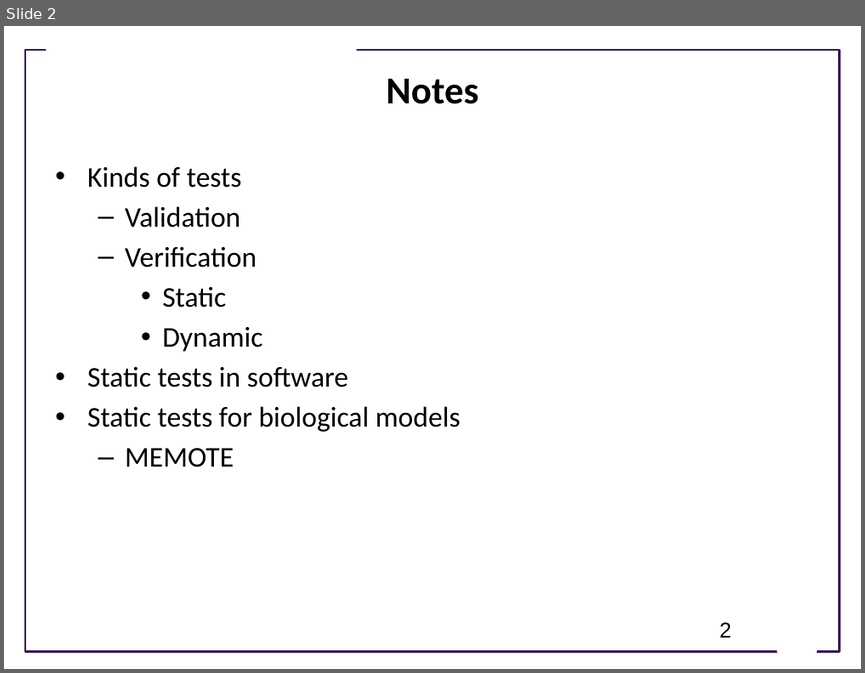
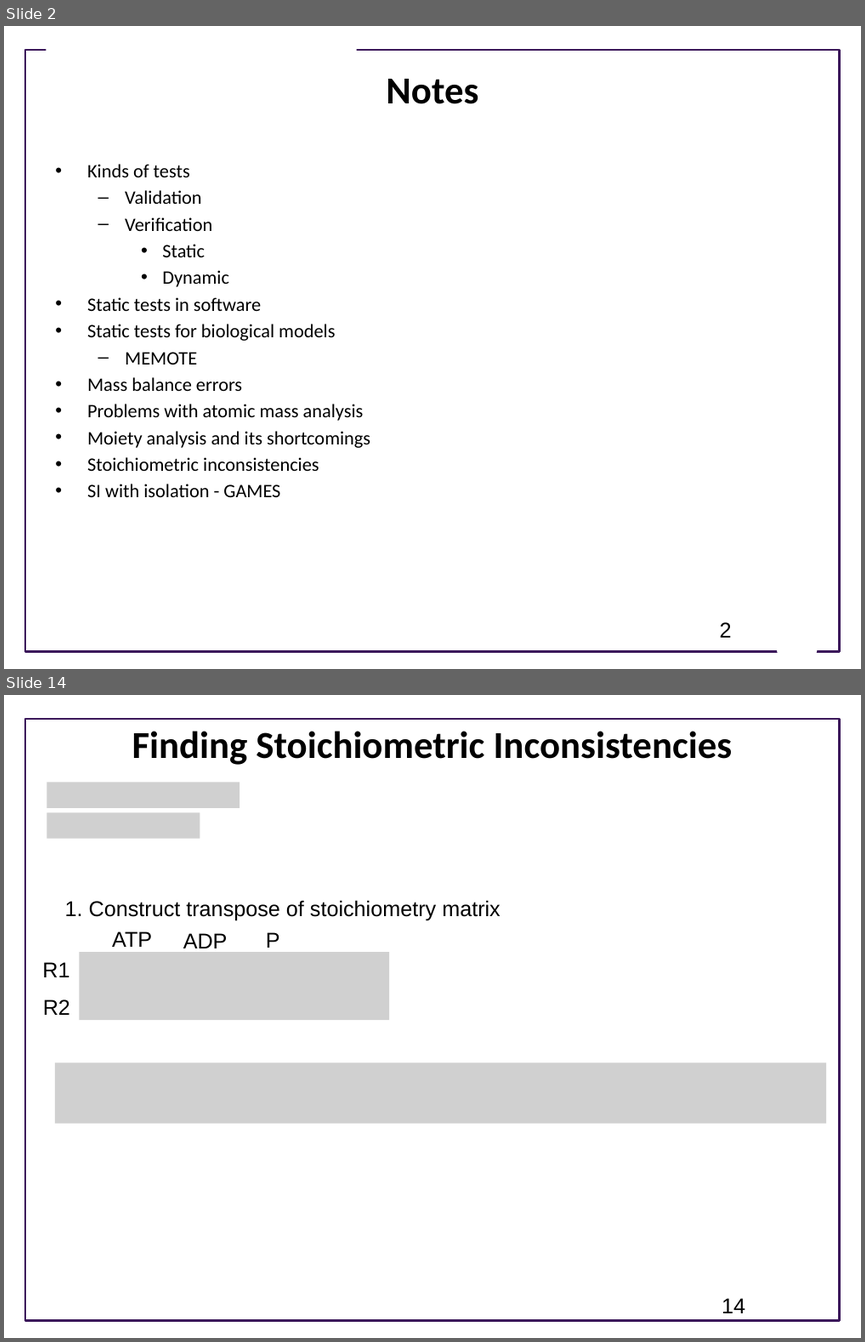
Before and after one commit to ModelEngineering/advancing-biomedical-models, a slide deck: lecture_15/15_static_testing.pptx. Shown one above the other, each under a label of ours: slide 2 before the commit, slides 2 and 14 after it; the slides between them are not shown. The pictures are 865x673 and 865x1342 pixels, drawn with LibreOffice and Linux fonts; fonts in the diff are those of the drawing; grey boxes stand for pictures; background and template pictures are left out. Boxes give left, top, right and bottom in pixels: in the first picture for what was removed or moved away, otherwise in the second. Text is boxed around its words. In the diff, an @@ line names an element or a change of style, - is before the commit and + after.

```diff
--- a/lecture_15/15_static_testing.pptx
+++ b/lecture_15/15_static_testing.pptx
@@ slide 14 added at (x1=4, y1=695, x2=861, y2=1338), background #FFFFFF; not listed: 1 template element that a slide beside it also shows @@
@@ title added at (x1=132, y1=731, x2=732, y2=765), 32 pt, text #000000, bold @@
+Finding Stoichiometric Inconsistencies
@@ picture added at (x1=46, y1=783, x2=239, y2=808) @@
@@ picture added at (x1=46, y1=812, x2=200, y2=838) @@
@@ text added at (x1=65, y1=900, x2=500, y2=921), 18 pt, text #000000 @@
+1. Construct transpose of stoichiometry matrix
@@ text added at (x1=112, y1=931, x2=152, y2=947), 18 pt, text #000000 @@
+ATP
@@ text added at (x1=183, y1=933, x2=228, y2=953), 18 pt, text #000000 @@
+ADP
@@ text added at (x1=266, y1=932, x2=280, y2=953), 18 pt, text #000000 @@
+P
@@ text added at (x1=42, y1=962, x2=69, y2=977), 18 pt, text #000000 @@
+R1
@@ picture added at (x1=80, y1=952, x2=390, y2=1020) @@
@@ text added at (x1=43, y1=999, x2=70, y2=1015), 18 pt, text #000000 @@
+R2
@@ picture added at (x1=55, y1=1062, x2=827, y2=1123) @@
@@ page number added at (x1=721, y1=1298, x2=745, y2=1313), 18 pt, text #000000 @@
+14
@@ slide 2 changed as well @@
@@ text at (x1=87, y1=164, x2=335, y2=364): size 24 to 16 pt in "Kinds of tests", "Validation", "Verification", "Static" and 4 more places; less space between paragraphs @@
@@ text at (x1=87, y1=377, x2=370, y2=497): paragraphs added @@
+• Mass balance errors
+• Problems with atomic mass analysis
+• Moiety analysis and its shortcomings
+• Stoichiometric inconsistencies
+• SI with isolation - GAMES
```
Also in this commit, not shown: 13 other slides added.
